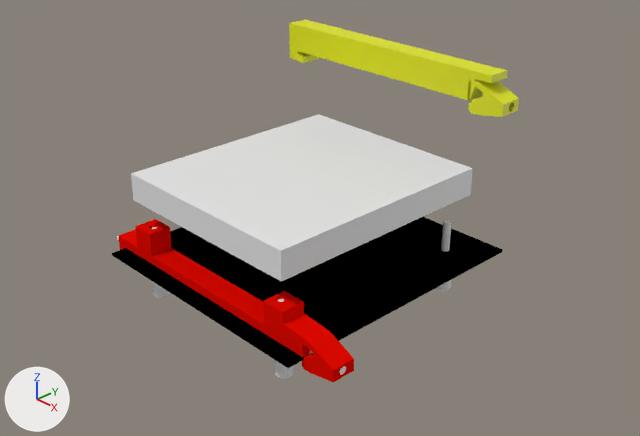
Before and after pictures for a commit that changed the Blender file din-rail-mounts.blend.
Rendered twice from a 50 mm lens placed at (0.248, -0.173, 0.179), pointed at (0.004, 0.059, 0.016). Lighting does not change. The marker at lower left points along +X, +Y and +Z.

The older version as bpy lines, for what is in view:
```python
me_cube_001 = bpy.data.meshes.new('Cube.001')
me_cube_001.from_pydata(...)  # a box spanning x -0.05..0.05, y -0.0618..0.0618, z -0.0006..0.0006
me_cube_001.materials.append(mat_material_001)  # black #000000
me_cube_003 = bpy.data.meshes.new('Cube.003')
me_cube_003.from_pydata(...)  # a box spanning x -0.05..0.05, y -0.005..0.005, z -0.004..0.004
me_plane_005 = bpy.data.meshes.new('Plane.005')
me_plane_005.from_pydata(...)  # 134 vertices, 85 faces; spans x 0.0..0.1198, y -0.005..0.005, z -0.017..0.0
me_plane_005.materials.append(mat_giallo)  # yellow #e2e700
ob_cube_001 = bpy.data.objects.new('Cube.001', me_cube_001)
ob_cube_001.location = (0.0, 0.055, -0.0007)
ob_cube_001.scale = (1.13, 1.0, 1.0)
ob_cube_002 = bpy.data.objects.new('Cube.002', me_cube_003)
ob_cube_002.location = (0.0, 0.0525, 0.032)
ob_cube_002.scale = (0.92, 10.5, 1.5)
ob_plane_001 = bpy.data.objects.new('Plane.001', me_plane_005)
ob_plane_001.location = (-0.055, 0.1, 0.082)
# also in view: 'Plane.002' at (0.005, 0.005, 0.004)
```
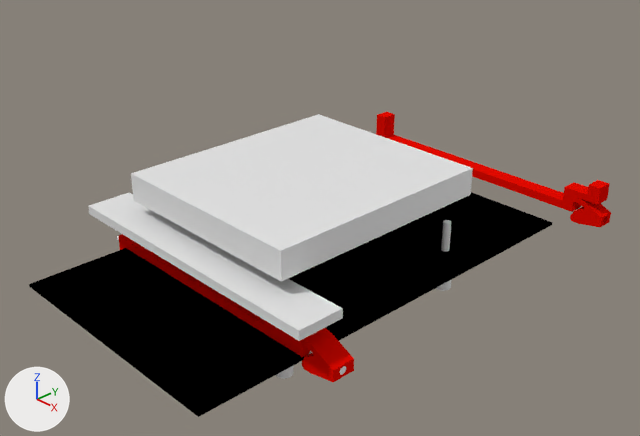
Where the newer file only moved an object's origin or applied its transform, the numbers keep the older frame.

Location of each change, (x1, y1, x2, y2) in pixels of the pictures (640 x 436 px):
'Cube.001', mesh rescaled: before (112, 217, 503, 368); after (29, 192, 552, 417)
'Cube', added: after (88, 193, 343, 341)
'Plane.001', deleted: before (289, 19, 519, 117)
'Plane.000', added (red): after (376, 112, 611, 227)

The change in detail:
me_cube_001 has 8 vertices, 6 faces and spans x -0.05..0.05, y -0.0618..0.0618, z -0.0006..0.0006.
me_cube_001 is used by ob_cube_001; location (0.0, 0.055, -0.0007); scale (1.13, 1.0, 1.0).
me_cube_001 part 1: the whole mesh is scaled about its middle by (1, 1.62, 1).
Mesh me_cube is new.
It is a box spanning x -0.066..0.066, y -0.01..0.01, z -0.002..0.002.
Mesh me_plane_000 is new.
It has 205 vertices, 126 faces, 1 loose edge and spans x -0.1173..0.0235, y -0.004..0.004, z -0.0054..0.016.
It uses material mat_rosso (red #e70b00).
Object 'Plane.001' (ob_plane_001) is deleted.
Object 'Cube' (ob_cube) is new; it shows me_cube.
Its location is (0.0, 0.0, 0.018).
Object 'Plane.000' (ob_plane_000) is new; it shows me_plane_000.
Its location is (0.0483, 0.175, 0.0).
